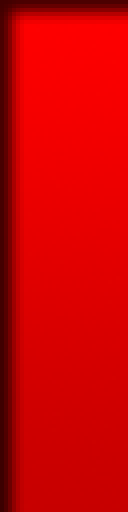
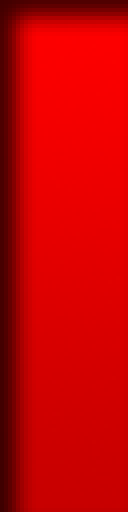
Two versions of the same layered image (128 × 512). Layer-by-layer changes:
pixels changed over [0, 0, 128, 512] (layer not identified)
